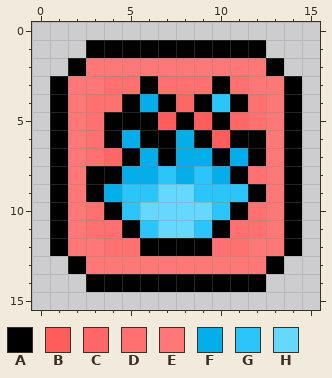
File history of a pixel-art sprite, src/main/resources/buffs/soulfirebuff.png. The picture above is the old version.
The file is 32x32 pixels, drawn in blocks of 2x2; one block is one cell here. Colours within 5 levels of each other are drawn and written as one.
Palette (. is transparent): A #000000  B #ff5c5c  C #ff6767  D #ff7070  E #ff7878  F #04aeeb  G #2bc4fb  H #66d7ff
Pixels before, first column x 1:
 1 ..AAAAAAAAAA..
 2 .AEEEEEEEEEEA.
 3 AEEDDADDDADEEA
 4 AEDDAFACAGADEA
 5 AEDAAABABACDEA
 6 AEDAFAAFABAAEA
 7 AEDCAFAFFAFAEA
 8 AEAAFFGFGFADEA
 9 AEAFGGHHGGGAEA
10 AEDAGHHHHGADEA
11 AEDDAGHHGADDEA
12 AEEDDAAAADDEEA
13 .AEEEEEEEEEEA.
14 ..AAAAAAAAAA..
After the commit:
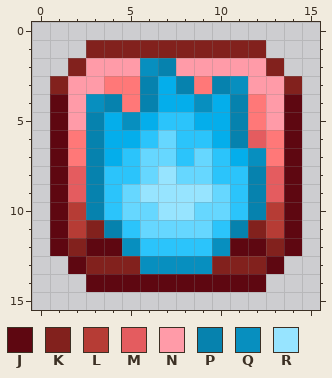
Colours new in this view: J #5e0711  K #82211d  L #b63c35  M #e45c5f  N #ff9ba8  P #0682ae  Q #078fbf  R #97e4ff
Diff:
Changed rows in their new state; - is an unchanged pixel.
first column x 1:
 1 --KKKKKKKKKK--
 2 -KNNNQPNNNNNK-
 3 KNNEEPFPEPQNNK
 4 JNQPEPFFQFPENJ
 5 JNPFQFGGFFPENJ
 6 J-PF-GHGGFPM-J
 7 J-PFGHHGHG-Q-J
 8 JMPGGHRHHGGPMJ
 9 JMPGHRRRRH-PMJ
10 JLPGH-RR-HGPLJ
11 JLKPGH--HGPKLJ
12 JKJJQGGGGQJJKJ
13 -JKKKQQQQKKKJ-
14 --JJJJJJJJJJ--
Where, in picture pixels (left, top, right, bottom), the same in both pictures:
changed: (50, 40, 302, 292)
